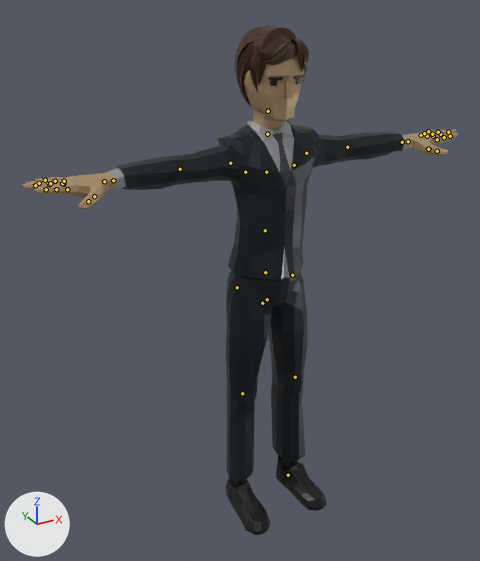
What one commit did to the glTF model public/assets/models/ped_business.glb.
Both versions are drawn from a 50 mm lens placed at (0.298, -17.277, -945.269), pointed at (1.377, -15.315, -946.25). The axes (+X, +Y, +Z) are drawn at lower left. The lights are the same throughout. The picture after the commit comes second. The bones that change, and the others that lie on the model, are drawn over the model as lines.

The first picture shows 'Suit_Body', 'Suit_Feet', 'Suit_Head', 'Suit_Legs'.
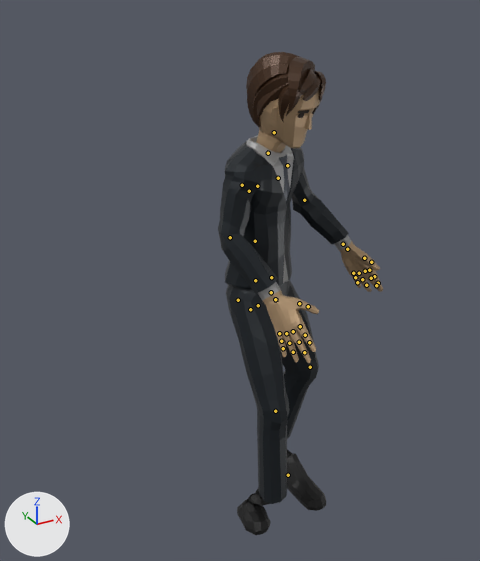
The newer file adds an action. The first version stands in its rest pose; the second is drawn at frame 6 of the action 'HitRecieve'.

What differs and where, as boxes [x1, y1, x2, y2] in the pictures (480 x 561 px):
'Suit_Body', posed (62% narrower, 42% taller): before [22, 121, 458, 281]; after [218, 135, 383, 363]
'Suit_Legs', posed (13% wider, 7% taller): before [226, 271, 308, 481]; after [226, 280, 319, 504]
'Suit_Head', posed (7% wider): before [234, 26, 309, 130]; after [246, 52, 326, 153]
'Suit_Feet', posed: before [226, 455, 326, 535]; after [237, 450, 326, 535]
bone 'Body', root to tip: before (262, 303) to (262, 301); after (250, 309) to (251, 307)
bone 'Chest', root to tip: before (266, 172) to (266, 169); after (257, 186) to (258, 184)
bone 'Head', root to tip: before (268, 111) to (268, 108); after (274, 132) to (274, 130)
bone 'UpperArm.L', root to tip: before (306, 153) to (308, 152); after (287, 165) to (288, 167)
bone 'LowerArm.L', root to tip: before (347, 147) to (349, 147); after (304, 200) to (306, 201)
bone 'Index2.L', root to tip: before (437, 139) to (439, 139); after (369, 270) to (370, 272)
bone 'Index3.L', root to tip: before (444, 137) to (446, 137); after (374, 276) to (375, 278)
bone 'Thumb3.L', root to tip: before (437, 151) to (439, 151); after (371, 262) to (373, 263)
bone 'UpperArm.R', root to tip: before (230, 163) to (228, 163); after (242, 185) to (241, 187)
bone 'LowerArm.R', root to tip: before (180, 169) to (178, 169); after (230, 237) to (231, 239)
bone 'Thumb3.R', root to tip: before (88, 201) to (86, 202); after (308, 306) to (310, 308)
bone 'UpperLeg.L', root to tip: before (292, 275) to (292, 276); after (271, 277) to (272, 278)
bone 'LowerLeg.L', root to tip: before (295, 377) to (295, 378); after (310, 367) to (309, 368)
bone 'UpperLeg.R', root to tip: before (237, 287) to (237, 288); after (238, 300) to (238, 301)
bone 'LowerLeg.R', root to tip: before (242, 393) to (242, 394); after (275, 411) to (275, 412)

Patch to the scene script:
```diff
--- a/public/assets/models/ped_business.glb.py
+++ b/public/assets/models/ped_business.glb.py
@@ bone_body @@
 bone_body = bpy.data.objects['CharacterArmature'].pose.bones['Body']  # child of 'Root'
-bone_body.location = (0.0, 0.0, 0.0)
-bone_body.rotation_quaternion = (1.0, 0.0, 0.0, 0.0)  # degrees (0, 0, 0)
+bone_body.location = (0.0, -0.00067, -0.00091)
+bone_body.rotation_quaternion = (0.972, 0.018, 0.236, 0.004)  # degrees (2, 27, 1)
@@ bone_chest @@
 bone_chest = bpy.data.objects['CharacterArmature'].pose.bones['Chest']  # child of 'Torso'
-bone_chest.rotation_quaternion = (1.0, 0.0, 0.0, 0.0)  # degrees (0, 0, 0)
+bone_chest.rotation_quaternion = (0.99, 0.138, 0.0, -0.001)  # degrees (16, 0, 0)
@@ bone_head @@
 bone_head = bpy.data.objects['CharacterArmature'].pose.bones['Head']  # child of 'Neck'
-bone_head.rotation_quaternion = (1.0, 0.0, 0.0, 0.0)  # degrees (0, 0, 0)
+bone_head.rotation_quaternion = (0.999, -0.043, 0.0, 0.0)  # degrees (-5, 0, 0)
@@ bone_upperarm_l @@
 bone_upperarm_l = bpy.data.objects['CharacterArmature'].pose.bones['UpperArm.L']  # child of 'Shoulder.L'
-bone_upperarm_l.rotation_quaternion = (1.0, 0.0, 0.0, 0.0)  # degrees (0, 0, 0)
+bone_upperarm_l.rotation_quaternion = (-0.836, 0.488, 0.215, 0.125)  # degrees (-61, -29, 0)
@@ bone_lowerarm_l @@
 bone_lowerarm_l = bpy.data.objects['CharacterArmature'].pose.bones['LowerArm.L']  # child of 'UpperArm.L'
-bone_lowerarm_l.rotation_quaternion = (1.0, 0.0, 0.0, 0.0)  # degrees (0, 0, 0)
+bone_lowerarm_l.rotation_quaternion = (0.977, -0.114, -0.057, -0.169)  # degrees (-12, -9, -19)
@@ bone_index2_l @@
 bone_index2_l = bpy.data.objects['CharacterArmature'].pose.bones['Index2.L']  # child of 'Index1.L'
-bone_index2_l.rotation_quaternion = (1.0, 0.0, 0.0, 0.0)  # degrees (0, 0, 0)
+bone_index2_l.rotation_quaternion = (0.992, -0.122, 0.016, 0.001)  # degrees (-14, 2, 0)
@@ bone_index3_l @@
 bone_index3_l = bpy.data.objects['CharacterArmature'].pose.bones['Index3.L']  # child of 'Index2.L'
-bone_index3_l.rotation_quaternion = (1.0, 0.0, 0.0, 0.0)  # degrees (0, 0, 0)
+bone_index3_l.rotation_quaternion = (0.998, -0.064, 0.015, 0.008)  # degrees (-7, 2, 1)
@@ bone_thumb3_l @@
 bone_thumb3_l = bpy.data.objects['CharacterArmature'].pose.bones['Thumb3.L']  # child of 'Thumb2.L'
-bone_thumb3_l.rotation_quaternion = (1.0, 0.0, 0.0, 0.0)  # degrees (0, 0, 0)
+bone_thumb3_l.rotation_quaternion = (0.992, -0.113, -0.029, 0.056)  # degrees (-13, -3, 7)
@@ bone_upperarm_r @@
 bone_upperarm_r = bpy.data.objects['CharacterArmature'].pose.bones['UpperArm.R']  # child of 'Shoulder.R'
-bone_upperarm_r.rotation_quaternion = (1.0, 0.0, 0.0, 0.0)  # degrees (0, 0, 0)
+bone_upperarm_r.rotation_quaternion = (0.804, -0.551, 0.222, 0.019)  # degrees (-71, 22, -13)
@@ bone_lowerarm_r @@
 bone_lowerarm_r = bpy.data.objects['CharacterArmature'].pose.bones['LowerArm.R']  # child of 'UpperArm.R'
-bone_lowerarm_r.rotation_quaternion = (1.0, 0.0, 0.0, 0.0)  # degrees (0, 0, 0)
+bone_lowerarm_r.rotation_quaternion = (0.913, -0.215, -0.17, 0.303)  # degrees (-30, -10, 40)
@@ bone_thumb3_r @@
 bone_thumb3_r = bpy.data.objects['CharacterArmature'].pose.bones['Thumb3.R']  # child of 'Thumb2.R'
-bone_thumb3_r.rotation_quaternion = (1.0, 0.0, 0.0, 0.0)  # degrees (0, 0, 0)
+bone_thumb3_r.rotation_quaternion = (0.992, -0.113, 0.029, -0.056)  # degrees (-13, 3, -7)
@@ bone_upperleg_l @@
 bone_upperleg_l = bpy.data.objects['CharacterArmature'].pose.bones['UpperLeg.L']  # child of 'Body'
-bone_upperleg_l.rotation_quaternion = (1.0, 0.0, 0.0, 0.0)  # degrees (0, 0, 0)
+bone_upperleg_l.rotation_quaternion = (-0.969, 0.042, 0.177, -0.165)  # degrees (-9, -19, 21)
@@ bone_lowerleg_l @@
 bone_lowerleg_l = bpy.data.objects['CharacterArmature'].pose.bones['LowerLeg.L']  # child of 'UpperLeg.L'
-bone_lowerleg_l.rotation_quaternion = (1.0, 0.0, 0.0, 0.0)  # degrees (0, 0, 0)
+bone_lowerleg_l.rotation_quaternion = (0.953, 0.304, 0.0, 0.0)  # degrees (35, 0, 0)
@@ bone_upperleg_r @@
 bone_upperleg_r = bpy.data.objects['CharacterArmature'].pose.bones['UpperLeg.R']  # child of 'Body'
-bone_upperleg_r.rotation_quaternion = (1.0, 0.0, 0.0, 0.0)  # degrees (0, 0, 0)
+bone_upperleg_r.rotation_quaternion = (0.949, -0.064, 0.171, -0.256)  # degrees (-13, 17, -32)
@@ bone_lowerleg_r @@
 bone_lowerleg_r = bpy.data.objects['CharacterArmature'].pose.bones['LowerLeg.R']  # child of 'UpperLeg.R'
-bone_lowerleg_r.rotation_quaternion = (1.0, 0.0, 0.0, 0.0)  # degrees (0, 0, 0)
+bone_lowerleg_r.rotation_quaternion = (0.975, 0.22, 0.0, 0.0)  # degrees (25, 0, 0)
```
